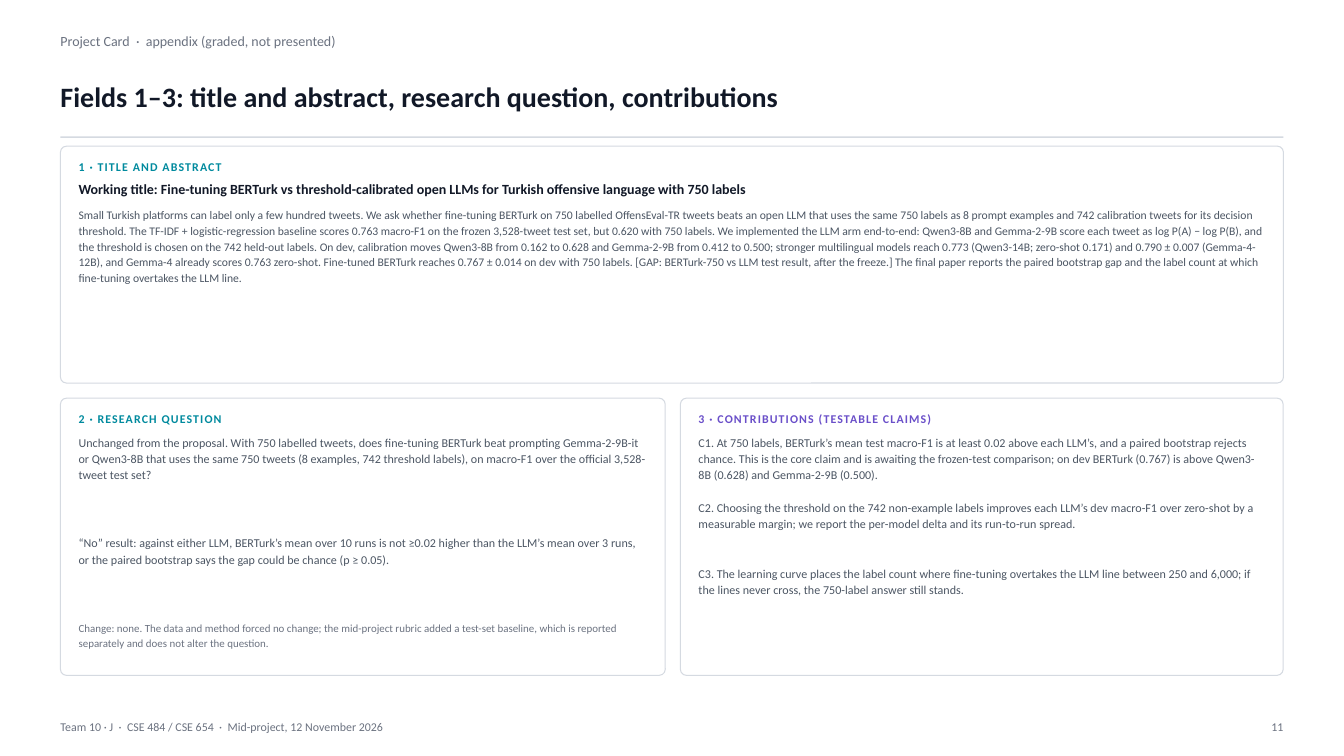
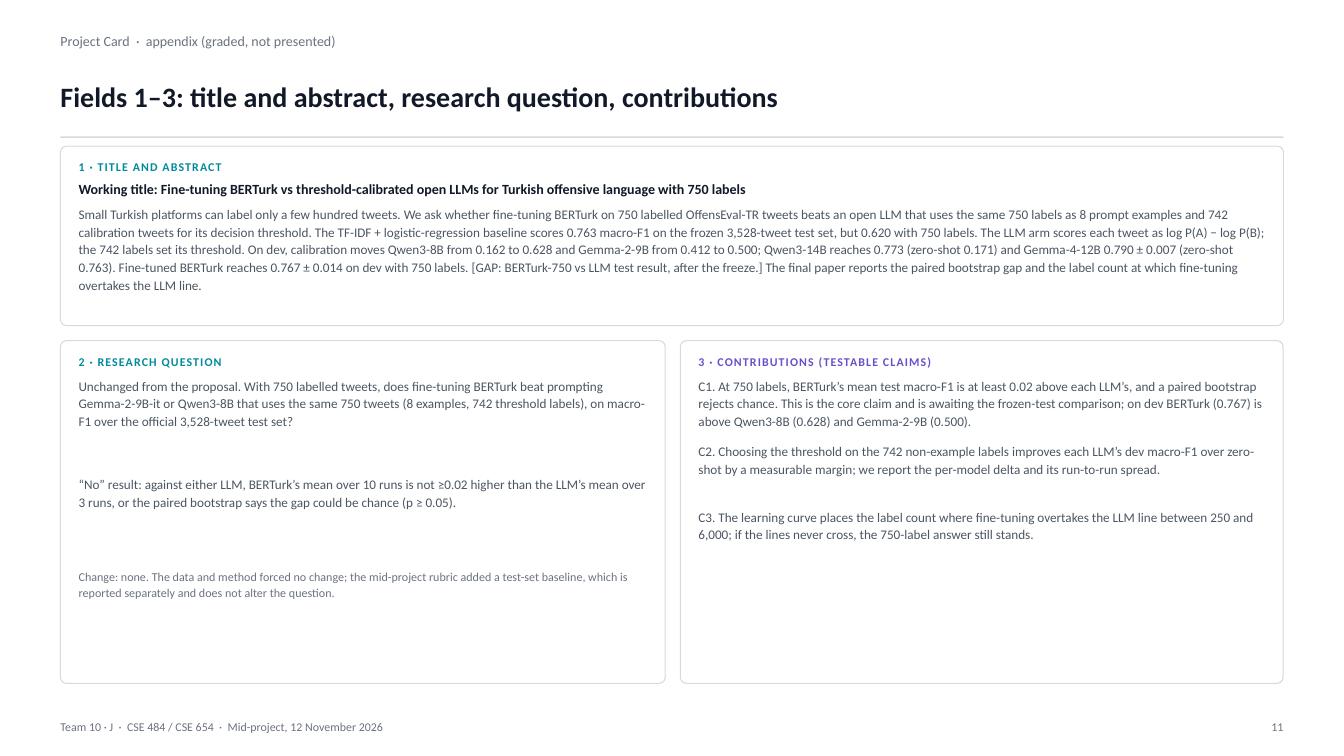
Before and after one commit to VesileHann/offenseval-tr-midproject, a slide deck: slide 11 of paper/Team10_MidProject.pptx. Drawn at 1344x756 pixels with LibreOffice and Linux fonts; fonts in the diff are those of the drawing. Boxes give left, top, right and bottom in pixels: in the first picture for what was removed or moved away, otherwise in the second. Text is boxed around its words. In the diff, an @@ line names an element or a change of style, - is before the commit and + after.

Commit message:
paper: improve slide typography and align with fine-tuning results

```diff
--- a/paper/Team10_MidProject.pptx
+++ b/paper/Team10_MidProject.pptx
@@ rounded rectangle: place and size @@
-rounded rectangle at [60,146,1284,383]
+rounded rectangle at [60,146,1284,326]
@@ text at [79,210,1264,290]: text changed; size 8.3 to 9.4 pt @@
-Small Turkish platforms can label only a few hundred tweets. We ask whether fine-tuning BERTurk on 750 labelled OffensEval-TR tweets beats an open LLM that uses the same 750 labels as 8 prompt examples and 742 calibration tweets for its decision threshold. The TF-IDF + logistic-regression baseline scores 0.763 macro-F1 on the frozen 3,528-tweet test set, but 0.620 with 750 labels. We implemented the LLM arm end-to-end: Qwen3-8B and Gemma-2-9B score each tweet as log P(A) − log P(B), and the threshold is chosen on the 742 held-out labels. On dev, calibration moves Qwen3-8B from 0.162 to 0.628 and Gemma-2-9B from 0.412 to 0.500; stronger multilingual models reach 0.773 (Qwen3-14B; zero-shot 0.171) and 0.790 ± 0.007 (Gemma-4-12B), and Gemma-4 already scores 0.763 zero-shot. Fine-tuned BERTurk reaches 0.767 ± 0.014 on dev with 750 labels. [GAP: BERTurk-750 vs LLM test result, after the freeze.] The final paper reports the paired bootstrap gap and the label count at which fine-tuning overtakes the LLM line.
+Small Turkish platforms can label only a few hundred tweets. We ask whether fine-tuning BERTurk on 750 labelled OffensEval-TR tweets beats an open LLM that uses the same 750 labels as 8 prompt examples and 742 calibration tweets for its decision threshold. The TF-IDF + logistic-regression baseline scores 0.763 macro-F1 on the frozen 3,528-tweet test set, but 0.620 with 750 labels. The LLM arm scores each tweet as log P(A) − log P(B); the 742 labels set its threshold. On dev, calibration moves Qwen3-8B from 0.162 to 0.628 and Gemma-2-9B from 0.412 to 0.500; Qwen3-14B reaches 0.773 (zero-shot 0.171) and Gemma-4-12B 0.790 ± 0.007 (zero-shot 0.763). Fine-tuned BERTurk reaches 0.767 ± 0.014 on dev with 750 labels. [GAP: BERTurk-750 vs LLM test result, after the freeze.] The final paper reports the paired bootstrap gap and the label count at which fine-tuning overtakes the LLM line.
@@ rounded rectangle: place and size @@
-rounded rectangle at [60,398,665,676]
+rounded rectangle at [60,341,665,684]
@@ proportions changed in 3 elements at [60,146,1284,326], [60,341,665,684], [681,341,1284,684] @@
@@ rounded rectangle: place and size @@
-rounded rectangle at [681,398,1284,676]
+rounded rectangle at [681,341,1284,684]
@@ 3 texts: place and size @@
-3 texts at [79,414,1254,530]
+3 texts at [79,357,1254,476]
@@ 4 texts: place and size @@
-4 texts at [79,438,1255,595]
+4 texts at [79,382,1262,541]
@@ size 8.6 to 9.4 pt in 5 elements at [79,382,645,428], [698,382,1262,428], [698,447,1254,476], [698,513,1253,541], [79,480,646,510] @@
@@ text "Change: none. The data and ...": place and size @@
-text "Change: none. The data and ..." at [79,624,617,649]
+text "Change: none. The data and ..." at [79,572,627,599]
@@ text "Change: none. The data and ..." at [79,572,627,599]: size 7.8 to 8.6 pt @@
```
Also in this commit, not shown: 13 other slides changed, 1 other file.
